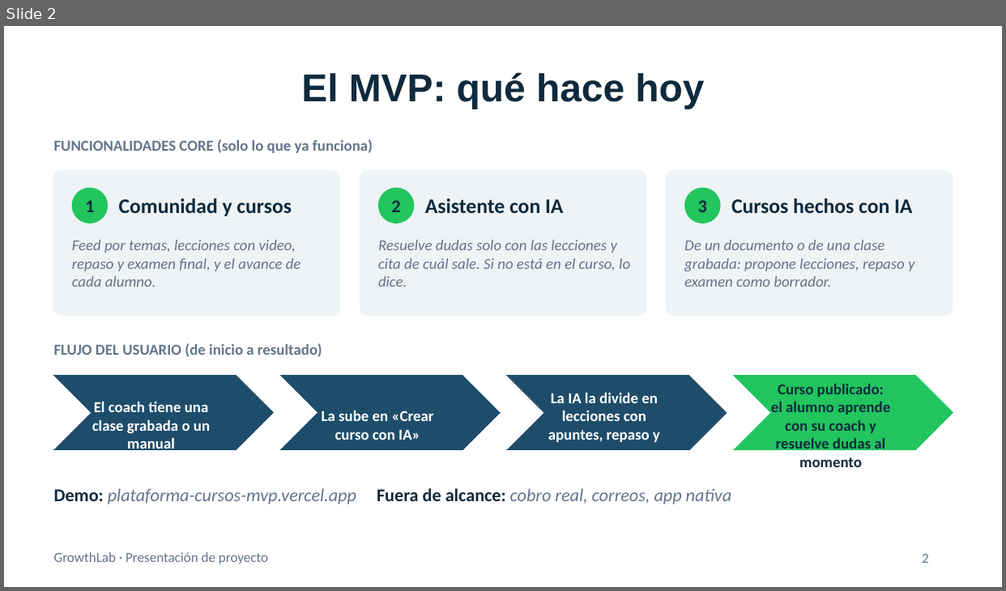
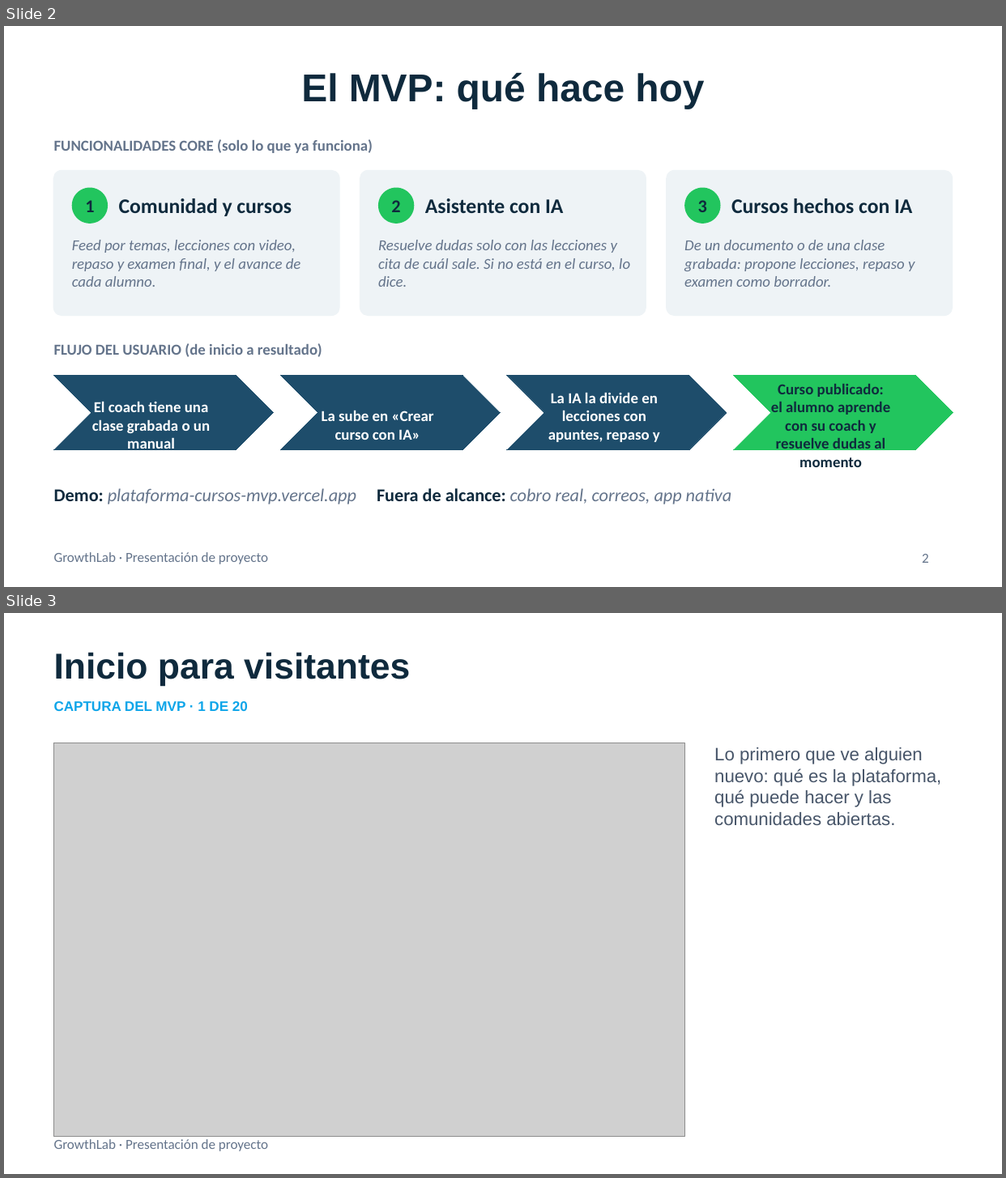
Before and after one commit to 3tted/plataforma-cursos-mvp, a slide deck: docs/Presentacion-GrowthLab-Merkatics.pptx. Shown one above the other, each under a label of ours: slide 2 before the commit, slides 2 and 3 after it. The pictures are 1006x591 and 1006x1178 pixels, drawn with LibreOffice and Linux fonts; fonts in the diff are those of the drawing; grey boxes stand for pictures. Boxes give left, top, right and bottom in pixels: in the first picture for what was removed or moved away, otherwise in the second. Text is boxed around its words. In the diff, an @@ line names an element or a change of style, - is before the commit and + after.

```diff
--- a/docs/Presentacion-GrowthLab-Merkatics.pptx
+++ b/docs/Presentacion-GrowthLab-Merkatics.pptx
@@ slide 3 added at <box>4,613,1002,1174</box>, background #FFFFFF; not listed: 1 template element that a slide beside it also shows @@
@@ text added at <box>54,652,410,686</box>, 26 pt, text #0F2A3D, bold @@
+Inicio para visitantes
@@ text added at <box>54,701,248,711</box>, 10 pt, text #0EA5E9, bold @@
+CAPTURA DEL MVP · 1 DE 20
@@ picture added at <box>54,743,684,1137</box> @@
@@ text added at <box>714,747,941,825</box>, 13 pt, text #475569 @@
+Lo primero que ve alguien nuevo: qué es la plataforma, qué puede hacer y las comunidades abiertas.
```
Also in this commit, not shown: 1 slide changed, 19 other slides added.
